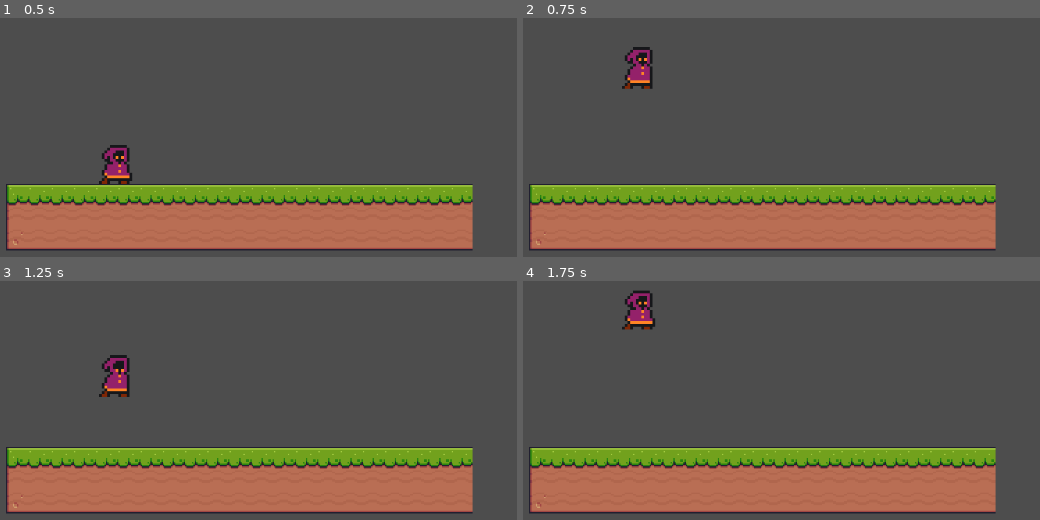
Above: before the commit, frames 1-4 (two rows, left to right).
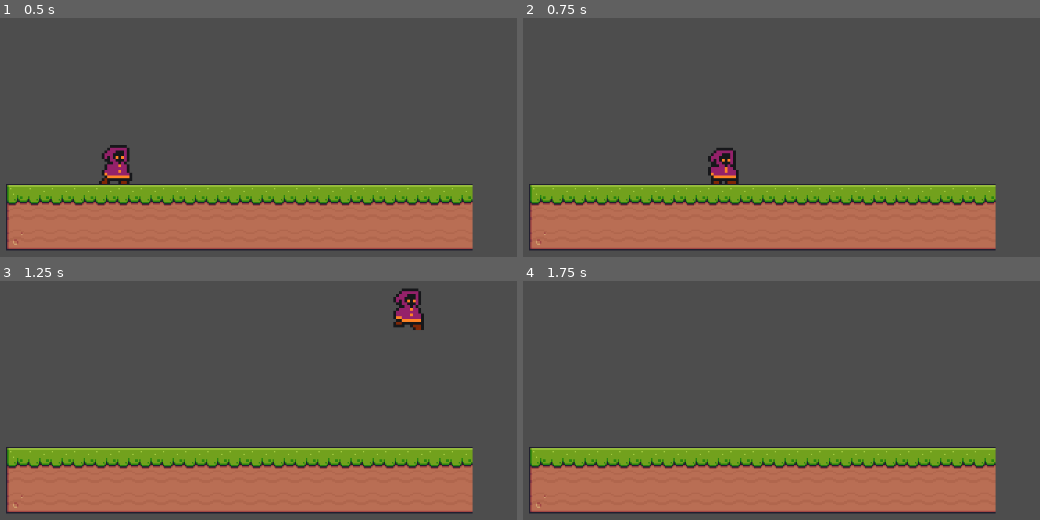
Above: after the commit, the same moments.

Repository: AbbYassine/TheVerySeriousjam
Game: Godot game, scene res://scenes/main.tscn
Same seed, same stepped clock (60 frames per second), same inputs: the game is played once before the commit and once after it.
Inputs:
- Up to frame 1 (0.5 s): no input
- Up to frame 2 (0.75 s): tap Enter (ui_accept) at 0.5, 0.6 s; hold D (right) from 0.53 s (still down)
- Up to frame 3 (1.25 s): keep holding D (right); tap Space (jump) at 0.77, 0.8, 1.07 s
- Up to frame 4 (1.75 s): keep holding D (right); tap Space (jump) at 1.35, 1.52 s; tap Enter (ui_accept) at 1.55 s

Frame 1 is identical in both runs. In frame 2, 1.6% of the frame differs, in the area x 19-42%, y 12-70%; in frame 3, 1.7%, in the area x 19-83%, y 2-49%; in frame 4, 0.8%.

Commit message:
made tje generateur for numbers

Diff:
--- /dev/null
+++ b/Scripts/Wheel.gd
@@ -0,0 +1,46 @@
+extends Control
+
+@onready var spin_button: Button = $spin_button
+@onready var result_label: Label = $result_label
+
+
+var spinning = false
+
+func _ready():
+	spin_button.pressed.connect(_on_spin_pressed)
+
+func _on_spin_pressed():
+	if spinning:
+		return
+	spinning = true
+	spin_button.disabled = true
+	await spin_wheel()
+	spinning = false
+	spin_button.disabled = false
+
+func spin_wheel() -> int:
+	# fake "spinning" visual: show random numbers fast
+	var spin_duration = 0.8
+	var elapsed = 0.0
+	var interval = 0.05
+	while elapsed < spin_duration:
+		result_label.text = str(randi_range(0, 4))
+		await get_tree().create_timer(interval).timeout
+		elapsed += interval
+		# final real result, using your weighted odds
+	var final_result = get_weighted_result()
+	result_label.text = str(final_result)
+	return final_result
+
+func get_weighted_result() -> int:
+	var roll = randf() * 100
+	if roll < 10:
+		return 0
+	elif roll < 35:
+		return 1
+	elif roll < 65:
+		return 2
+	elif roll < 90:
+		return 3
+	else:
+		return 4
--- a/Scripts/player.gd
+++ b/Scripts/player.gd
@@ -3,6 +3,8 @@
 
 const SPEED = 300.0
 const JUMP_VELOCITY = -400.0
+
+@onready var animated_sprite_2d: AnimatedSprite2D = $AnimatedSprite2D
 
 
 func _physics_process(delta: float) -> void:
@@ -11,15 +13,31 @@
 		velocity += get_gravity() * delta
 
 	# Handle jump.
-	if Input.is_action_just_pressed("ui_accept") and is_on_floor():
+	if Input.is_action_just_pressed("jump") and is_on_floor():
 		velocity.y = JUMP_VELOCITY
 
 	# Get the input direction and handle the movement/deceleration.
 	# As good practice, you should replace UI actions with custom gameplay actions.
-	var direction := Input.get_axis("ui_left", "ui_right")
+	var direction := Input.get_axis("left", "right")
 	if direction:
 		velocity.x = direction * SPEED
 	else:
 		velocity.x = move_toward(velocity.x, 0, SPEED)
 
+	# handle animations and sprite flip.h
+	if Input.is_action_just_pressed("left"):
+		animated_sprite_2d.play("run")
+		animated_sprite_2d.flip_h = true
+
+	elif  Input.is_action_just_pressed("right"):
+		animated_sprite_2d.play("run")
+		animated_sprite_2d.flip_h = false
+
+	elif not Input.is_anything_pressed():
+		animated_sprite_2d.play("idle")
+
+
+
 	move_and_slide()
+func get_input():
+	pass
--- a/scenes/Player.tscn
+++ b/scenes/Player.tscn
@@ -84,7 +84,7 @@
 "texture": SubResource("AtlasTexture_d3wef")
 }],
 "loop": true,
-"name": &"default",
+"name": &"idle",
 "speed": 10.0
 }, {
 "frames": [{
@@ -121,9 +121,9 @@
 [node name="AnimatedSprite2D" type="AnimatedSprite2D" parent="." unique_id=1576069430]
 texture_filter = 1
 sprite_frames = SubResource("SpriteFrames_o4126")
-animation = &"run"
-autoplay = "default"
-frame_progress = 0.73475903
+animation = &"idle"
+autoplay = "idle"
+frame_progress = 0.31762382
 
 [node name="CollisionShape2D" type="CollisionShape2D" parent="." unique_id=470162875]
 visible = false
--- /dev/null
+++ b/scenes/control.tscn
@@ -0,0 +1,44 @@
+[gd_scene format=3 uid="uid://bgmi52d2bxaty"]
+
+[ext_resource type="Script" uid="uid://bfmr8iavq2wdt" path="res://Scripts/Wheel.gd" id="1_5p55f"]
+
+[node name="Control" type="Control" unique_id=1219739982]
+layout_mode = 3
+anchors_preset = 15
+anchor_right = 1.0
+anchor_bottom = 1.0
+grow_horizontal = 2
+grow_vertical = 2
+script = ExtResource("1_5p55f")
+
+[node name="spin_button" type="Button" parent="." unique_id=2028447408]
+texture_filter = 1
+layout_mode = 1
+anchors_preset = 8
+anchor_left = 0.5
+anchor_top = 0.5
+anchor_right = 0.5
+anchor_bottom = 0.5
+offset_left = -208.0
+offset_top = 112.0
+offset_right = 213.0
+offset_bottom = 205.0
+grow_horizontal = 2
+grow_vertical = 2
+theme_override_font_sizes/font_size = 32
+text = "SPIN "
+
+[node name="result_label" type="Label" parent="." unique_id=1252697109]
+texture_filter = 1
+layout_mode = 1
+anchors_preset = 5
+anchor_left = 0.5
+anchor_right = 0.5
+offset_left = -431.0
+offset_right = 479.0
+offset_bottom = 314.0
+grow_horizontal = 2
+theme_override_font_sizes/font_size = 32
+text = "Result : "
+horizontal_alignment = 1
+vertical_alignment = 1
--- /dev/null
+++ b/scenes/mini_boss.tscn
@@ -0,0 +1,76 @@
+[gd_scene format=3 uid="uid://bknf8idd3cqj4"]
+
+[ext_resource type="Texture2D" uid="uid://diy46bgm1m6la" path="res://assets/Little Mage/Idle/Idle1.png" id="1_beab5"]
+[ext_resource type="Texture2D" uid="uid://2msliiu0ur1u" path="res://assets/Little Mage/Idle/Idle2.png" id="2_2lnyf"]
+[ext_resource type="Texture2D" uid="uid://bavhbd7t030y8" path="res://assets/Little Mage/Idle/Idle3.png" id="3_itdih"]
+[ext_resource type="Texture2D" uid="uid://dcvuv3gmq4x85" path="res://assets/Little Mage/Idle/Idle4.png" id="4_4od26"]
+[ext_resource type="Texture2D" uid="uid://bj2l0tleybmmk" path="res://assets/Little Mage/Idle/Idle5.png" id="5_a2fu5"]
+[ext_resource type="Texture2D" uid="uid://drxi1jvhg6eme" path="res://assets/Little Mage/Idle/Idle6.png" id="6_yfea8"]
+
+[sub_resource type="AtlasTexture" id="AtlasTexture_rvgg1"]
+atlas = ExtResource("1_beab5")
+region = Rect2(0, 0, 16, 16)
+
+[sub_resource type="AtlasTexture" id="AtlasTexture_fb20r"]
+atlas = ExtResource("2_2lnyf")
+region = Rect2(0, 0, 16, 16)
+
+[sub_resource type="AtlasTexture" id="AtlasTexture_68fho"]
+atlas = ExtResource("3_itdih")
+region = Rect2(0, 0, 16, 16)
+
+[sub_resource type="AtlasTexture" id="AtlasTexture_ikbi5"]
+atlas = ExtResource("4_4od26")
+region = Rect2(0, 0, 16, 16)
+
+[sub_resource type="AtlasTexture" id="AtlasTexture_gmvq6"]
+atlas = ExtResource("5_a2fu5")
+region = Rect2(0, 0, 16, 16)
+
+[sub_resource type="AtlasTexture" id="AtlasTexture_ruxxp"]
+atlas = ExtResource("6_yfea8")
+region = Rect2(0, 0, 16, 16)
+
+[sub_resource type="SpriteFrames" id="SpriteFrames_3mwki"]
+animations = [{
+"frames": [{
+"duration": 1.0,
+"texture": SubResource("AtlasTexture_rvgg1")
+}, {
+"duration": 1.0,
+"texture": SubResource("AtlasTexture_fb20r")
+}, {
+"duration": 1.0,
+"texture": SubResource("AtlasTexture_68fho")
+}, {
+"duration": 1.0,
+"texture": SubResource("AtlasTexture_ikbi5")
+}, {
+"duration": 1.0,
+"texture": SubResource("AtlasTexture_gmvq6")
+}, {
+"duration": 1.0,
+"texture": SubResource("AtlasTexture_ruxxp")
+}],
+"loop": true,
+"name": &"idle",
+"speed": 10.0
+}]
+
+[sub_resource type="RectangleShape2D" id="RectangleShape2D_msk63"]
+size = Vector2(8, 13)
+
+[node name="mini_Boss" type="CharacterBody2D" unique_id=792584367]
+
+[node name="AnimatedSprite2D" type="AnimatedSprite2D" parent="." unique_id=1324324110]
+texture_filter = 1
+sprite_frames = SubResource("SpriteFrames_3mwki")
+animation = &"idle"
+autoplay = "idle"
+frame = 5
+frame_progress = 0.30713382
+flip_h = true
+
+[node name="CollisionShape2D" type="CollisionShape2D" parent="." unique_id=1351191081]
+position = Vector2(0, 1.5)
+shape = SubResource("RectangleShape2D_msk63")
Not shown, added: Scripts/Wheel.gd.uid
